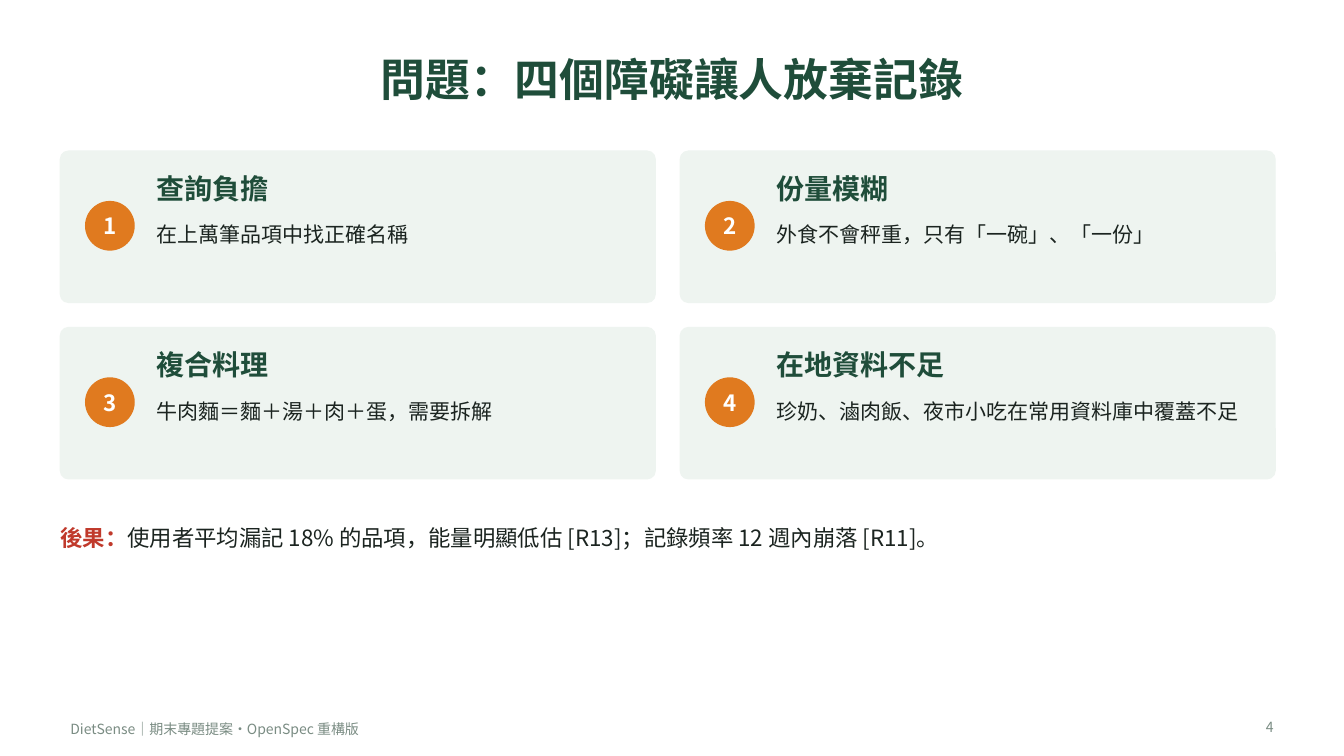
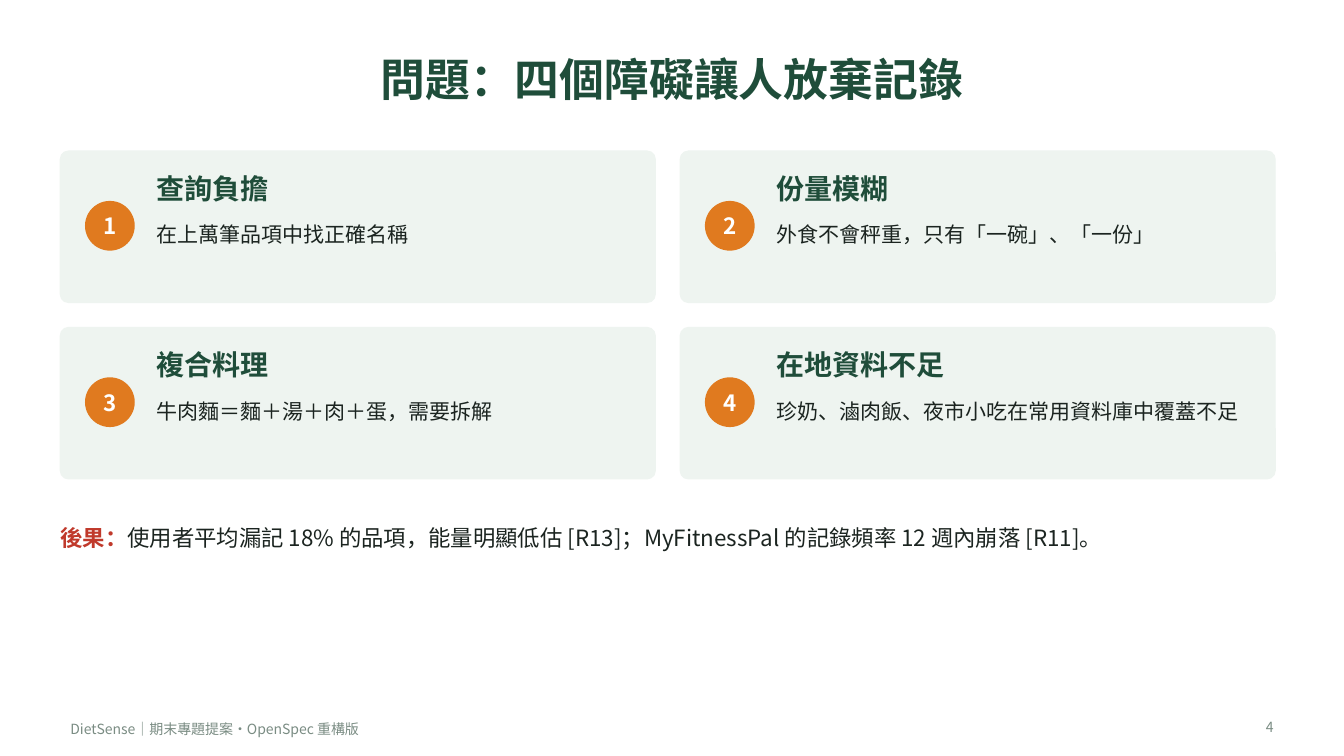
Before and after one commit to A0966411725-png/dietsense-proposal, a slide deck: slide 4 of presentation/DietSense_Proposal_Refactored.pptx. Drawn at 1344x756 pixels with LibreOffice and Linux fonts; fonts in the diff are those of the drawing. Boxes give left, top, right and bottom in pixels: in the first picture for what was removed or moved away, otherwise in the second. Text is boxed around its words. In the diff, an @@ line names an element or a change of style, - is before the commit and + after.

```diff
--- a/presentation/DietSense_Proposal_Refactored.pptx
+++ b/presentation/DietSense_Proposal_Refactored.pptx
@@ text at (61,527,1102,551): text changed @@
-後果：使用者平均漏記 18% 的品項，能量明顯低估 [R13]；記錄頻率 12 週內崩落 [R11]。
+後果：使用者平均漏記 18% 的品項，能量明顯低估 [R13]；MyFitnessPal 的記錄頻率 12 週內崩落 [R11]。
```
Also in this commit, not shown: 2 other slides changed, 23 other files.
